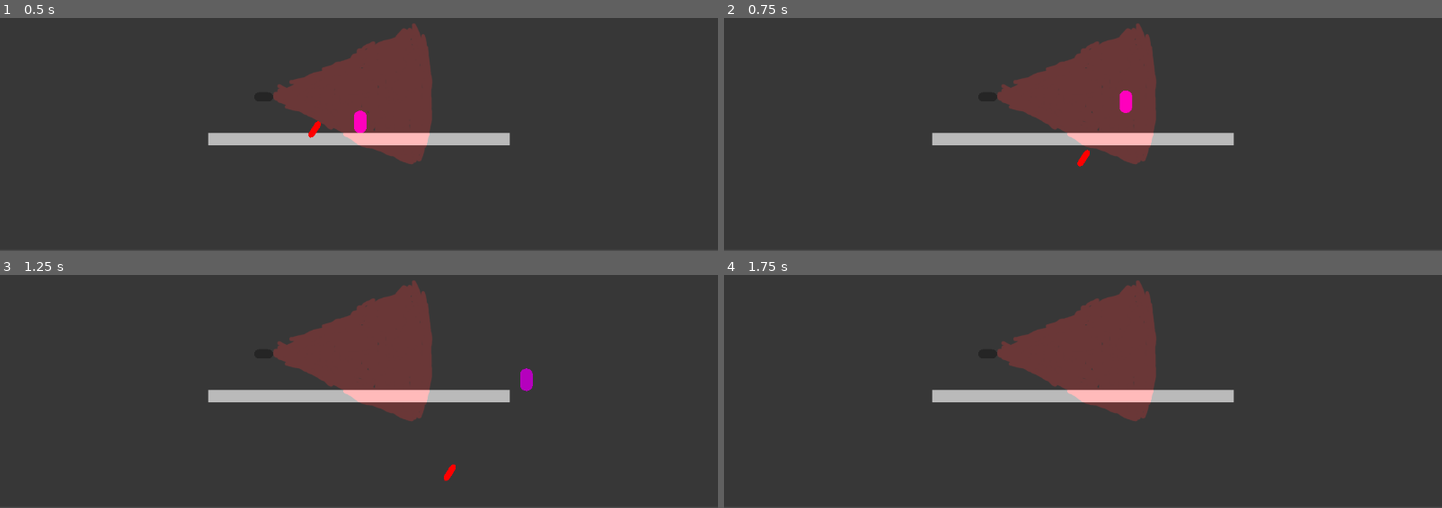
Above: before the commit, frames 1-4 (two rows, left to right).
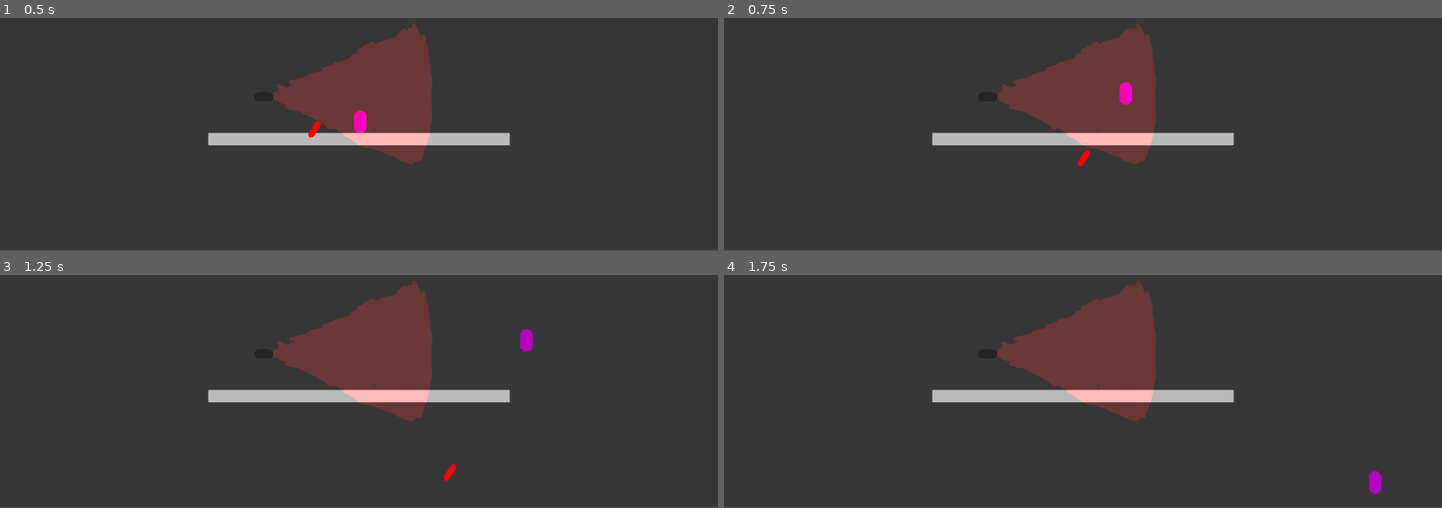
Above: after the commit, the same moments.

Repository: PlantvZombie/Game
Game: Godot game, scene res://test.tscn
The game is run twice, just before and just after one commit, with the same random seed, the same clock (stepped at 60 frames per second) and the same inputs. The project has no main scene, so this scene is started directly.
Inputs:
- Up to frame 1 (0.5 s): no input
- Up to frame 2 (0.75 s): hold D (right) from 0.53 s (still down); tap Space (space) at 0.6 s
- Up to frame 3 (1.25 s): keep holding D (right); tap W (up) at 0.77 s
- Up to frame 4 (1.75 s): keep holding D (right); tap Space (space) at 1.35 s; tap W (up) at 1.52 s

Frame 1 is identical in both runs. In frame 2, 0.1% of the frame differs, in the area x 55-57%, y 27-41%; in frame 3, 0.3%, in the area x 72-75%, y 23-50%; in frame 4, 0.2%.

Commit message:
jump height increased

Diff:
--- a/character.gd
+++ b/character.gd
@@ -1,7 +1,7 @@
 extends CharacterBody2D
 
 const SPEED = 400.0
-const JUMP_VELOCITY = -300.0
+const JUMP_VELOCITY = -400.0
 
 # Get the gravity from the project settings to be synced with RigidBody nodes.
 var gravity = ProjectSettings.get_setting("physics/2d/default_gravity")
--- a/project.godot
+++ b/project.godot
@@ -45,6 +45,11 @@
 "events": [Object(InputEventKey,"resource_local_to_scene":false,"resource_name":"","device":-1,"window_id":0,"alt_pressed":false,"shift_pressed":false,"ctrl_pressed":false,"meta_pressed":false,"pressed":false,"keycode":0,"physical_keycode":32,"key_label":0,"unicode":32,"echo":false,"script":null)
 ]
 }
+click={
+"deadzone": 0.5,
+"events": [Object(InputEventMouseButton,"resource_local_to_scene":false,"resource_name":"","device":-1,"window_id":0,"alt_pressed":false,"shift_pressed":false,"ctrl_pressed":false,"meta_pressed":false,"button_mask":0,"position":Vector2(0, 0),"global_position":Vector2(0, 0),"factor":1.0,"button_index":1,"canceled":false,"pressed":false,"double_click":false,"script":null)
+]
+}
 
 [rendering]
 
